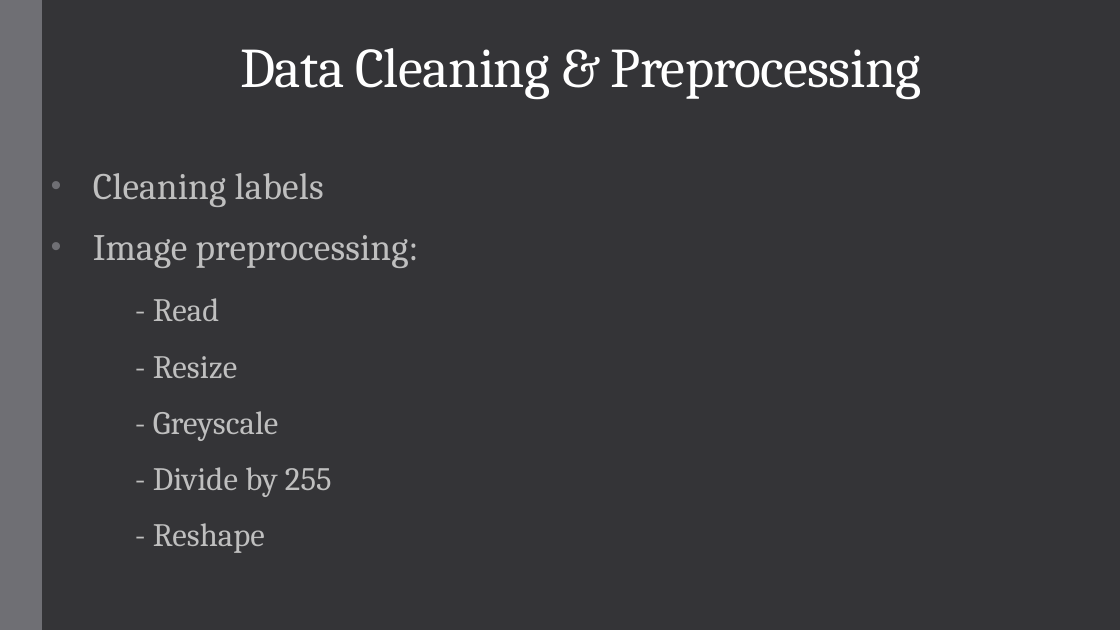
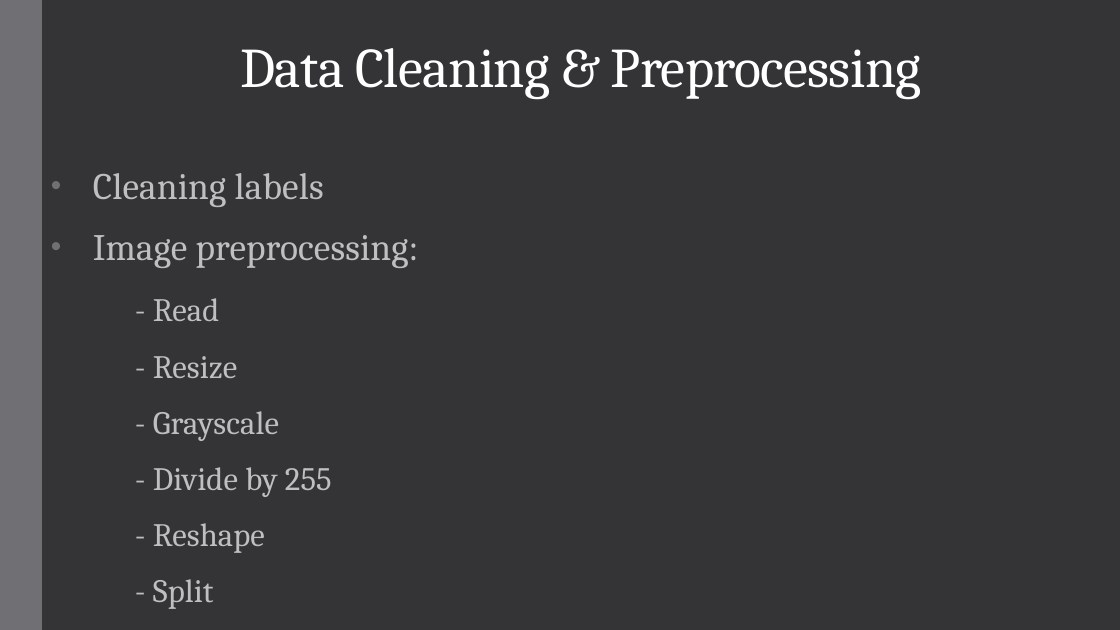
Before and after one commit to wassimalharaki/Digit-Classification-Model, a slide deck: slide 3 of media/AI Project 2 PPT.pptx. Drawn at 1120x630 pixels with LibreOffice and Linux fonts; fonts in the diff are those of the drawing. Boxes give left, top, right and bottom in pixels: in the first picture for what was removed or moved away, otherwise in the second. Text is boxed around its words. In the diff, an @@ line names an element or a change of style, - is before the commit and + after.

Commit message:
fixes to presentation

```diff
--- a/media/AI Project 2 PPT.pptx
+++ b/media/AI Project 2 PPT.pptx
@@ subtitle at (x1=153, y1=411, x2=279, y2=441): text changed @@
-- Greyscale
+- Grayscale
@@ subtitle at (x1=153, y1=579, x2=214, y2=609): paragraph added @@
+- Split
```
Also in this commit, not shown: 2 other slides changed, 5 other files.
